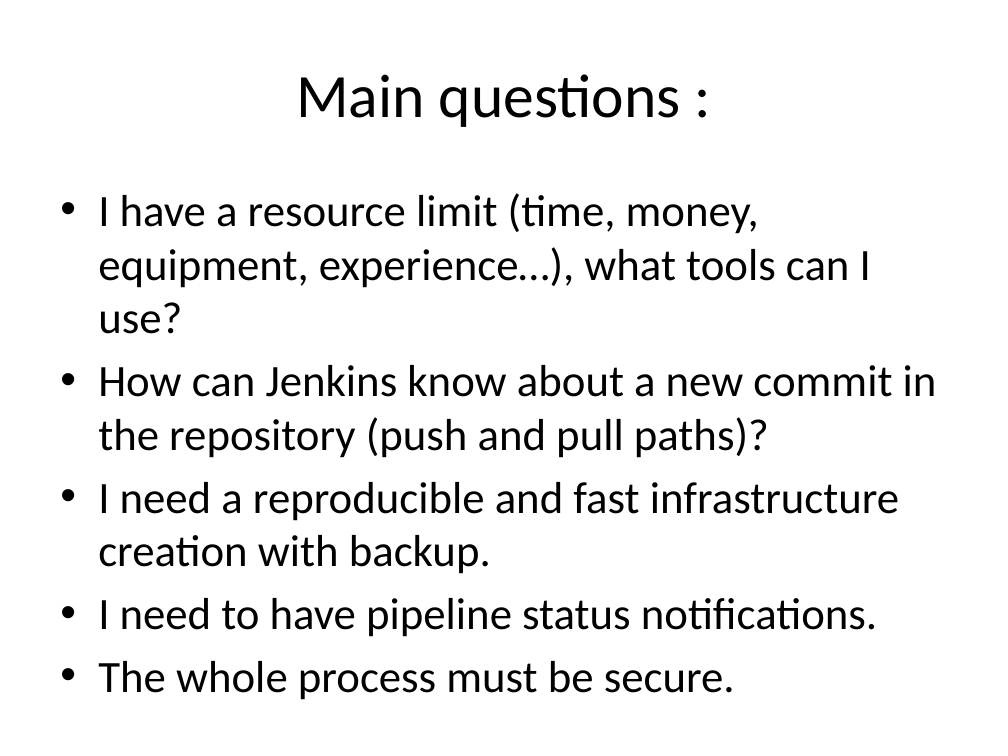
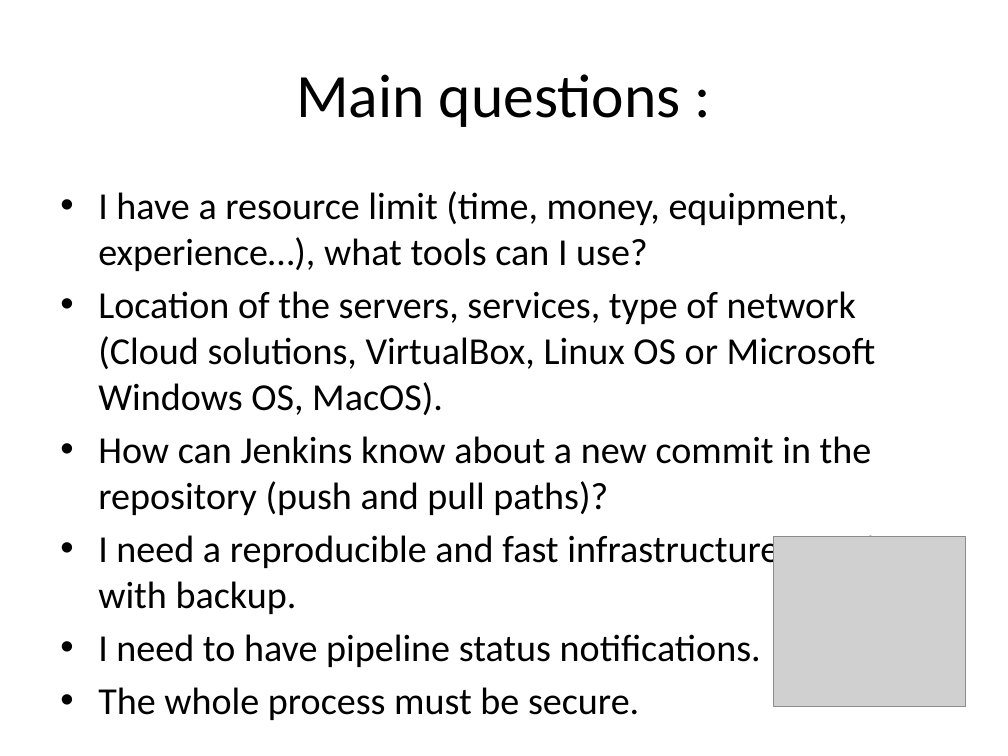
Before and after one commit to SDenisko/DevOps_online_Chernigiv_2021Q4, a slide deck: slide 3 of Final Project/Shortly about project.pptx. Drawn at 1008x756 pixels with LibreOffice and Linux fonts; fonts in the diff are those of the drawing; grey boxes stand for pictures. Boxes give left, top, right and bottom in pixels: in the first picture for what was removed or moved away, otherwise in the second. Text is boxed around its words. In the diff, an @@ line names an element or a change of style, - is before the commit and + after.

```diff
--- a/Final Project/Shortly about project.pptx
+++ b/Final Project/Shortly about project.pptx
@@ text at (98,191,915,667): size 32 to 27.2 pt in "I have a resource limit (time, money, ...", "How can Jenkins know about a new ...", "I need a reproducible and fast infrastructure ...", "I need to have pipeline status notifications." and 1 more places @@
@@ text at (98,291,876,415): paragraph added @@
+• Location of the servers, services, type of network (Cloud solutions, VirtualBox, Linux OS or Microsoft Windows OS, MacOS).
@@ picture added at (774,536,967,707) @@
```
Also in this commit, not shown: 2 slides added, 1 slide removed, 1 other file.
